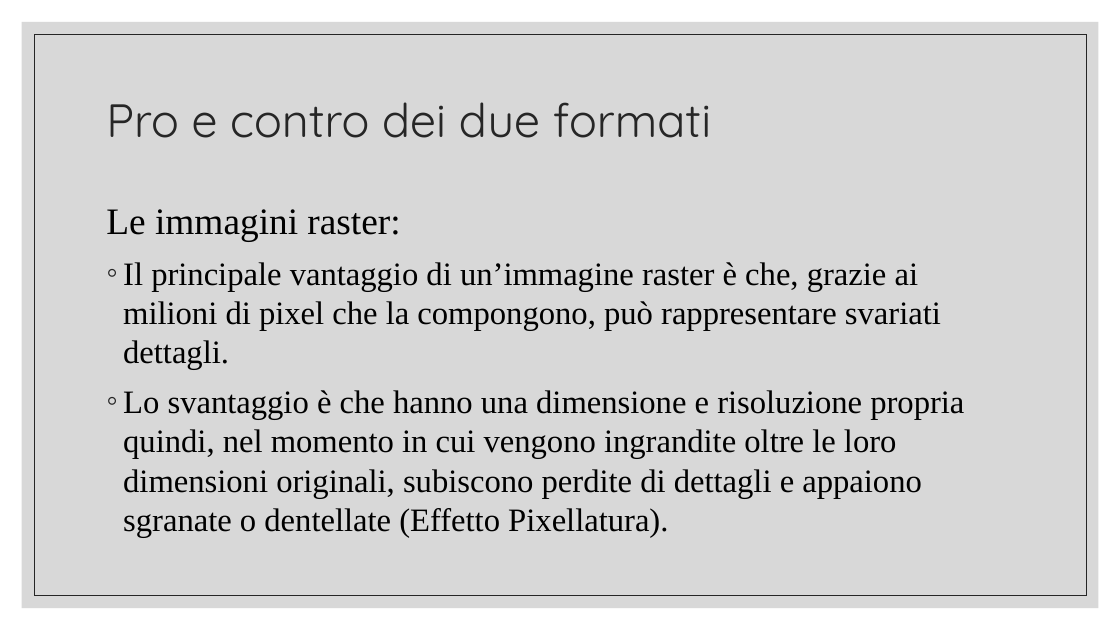
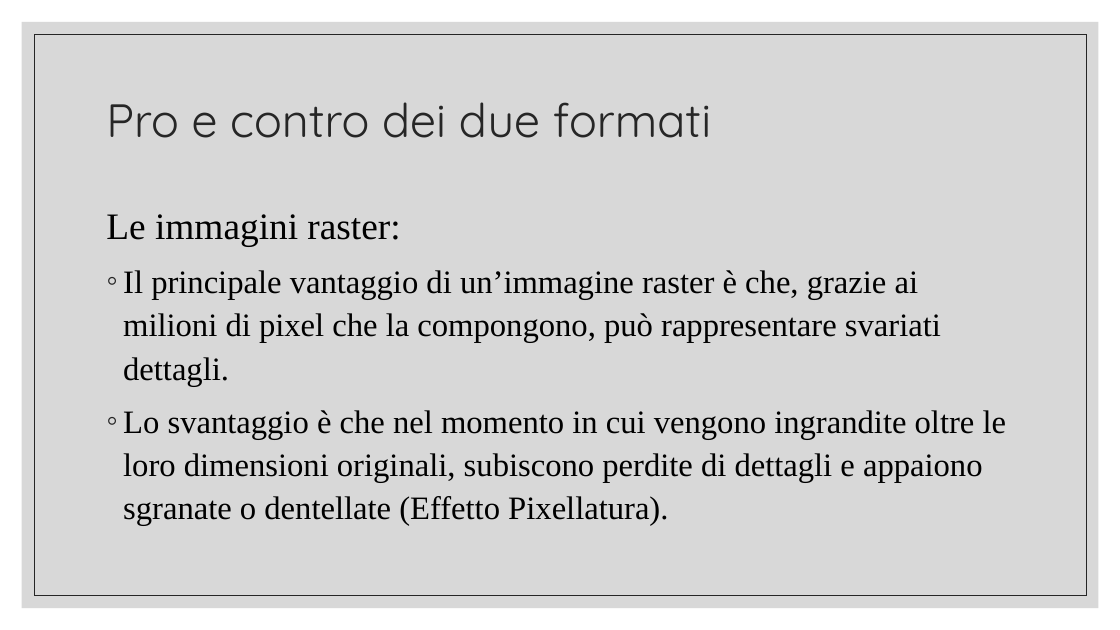
Before and after one commit to tizianotaglienti/Colleghi-Ristretti, a slide deck: slide 5 of Vector asset studio.pptx. Drawn at 1120x630 pixels with LibreOffice and Linux fonts; fonts in the diff are those of the drawing. Boxes give left, top, right and bottom in pixels: in the first picture for what was removed or moved away, otherwise in the second. Text is boxed around its words. In the diff, an @@ line names an element or a change of style, - is before the commit and + after.

```diff
--- a/Vector asset studio.pptx
+++ b/Vector asset studio.pptx
@@ text at (106, 214, 941, 386): line spacing 1 to 1.1 @@
@@ text at (123, 410, 1007, 526): text changed @@
-◦ Lo svantaggio è che hanno una dimensione e risoluzione propria quindi, nel momento in cui vengono ingrandite oltre le loro dimensioni originali, subiscono perdite di dettagli e appaiono sgranate o dentellate (Effetto Pixellatura).
+◦ Lo svantaggio è che nel momento in cui vengono ingrandite oltre le loro dimensioni originali, subiscono perdite di dettagli e appaiono sgranate o dentellate (Effetto Pixellatura).
```
Also in this commit, not shown: 9 other slides changed, 1 slide added.
